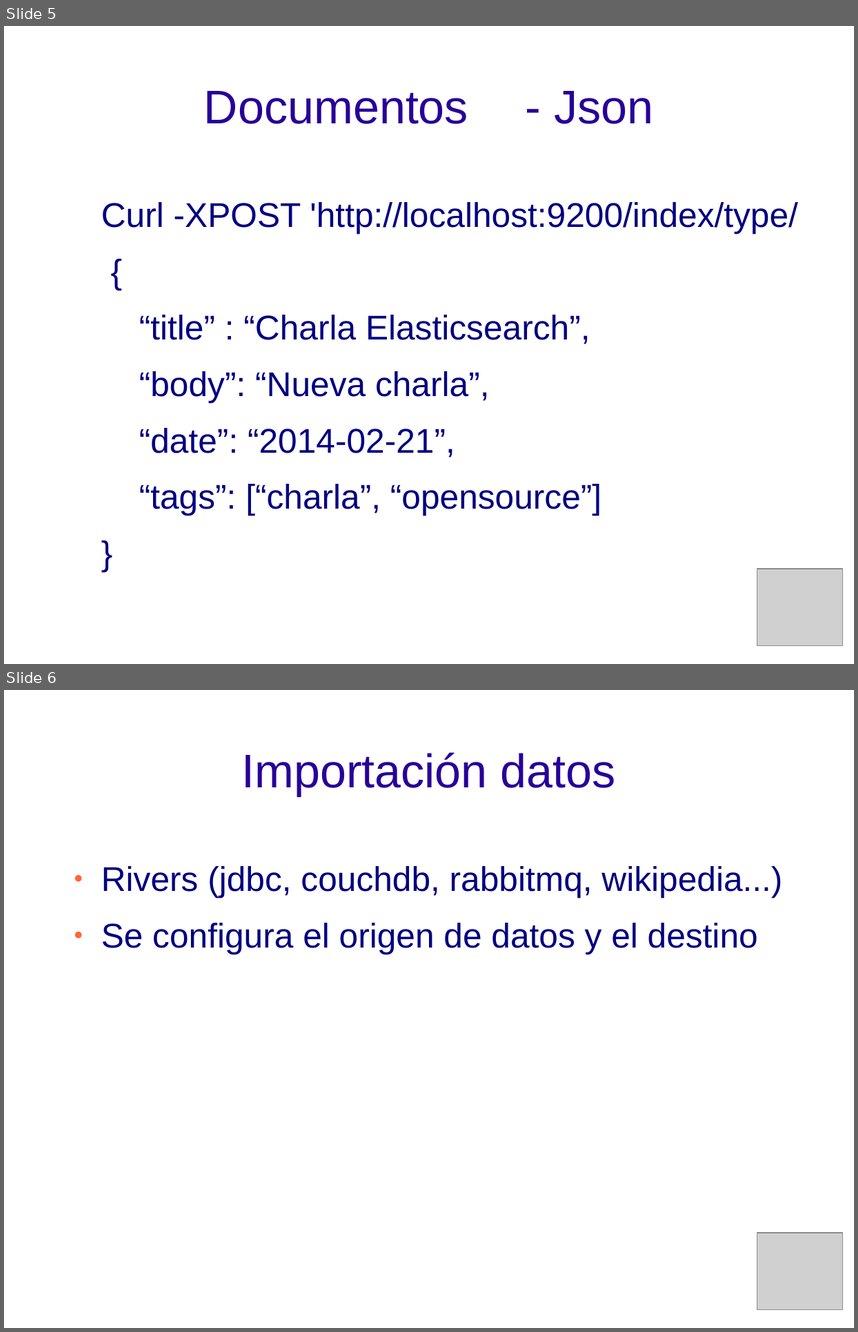
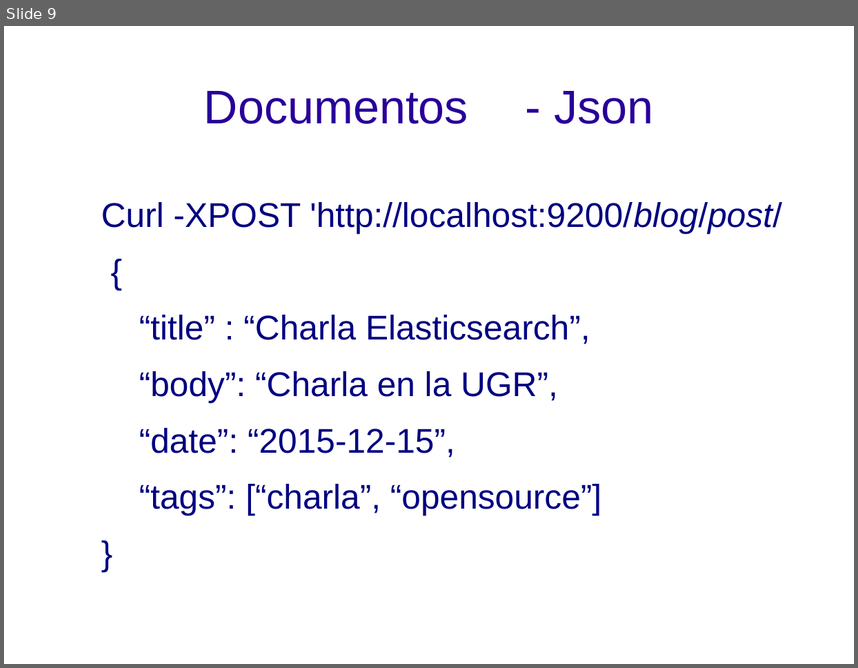
Before and after one commit to davidsf/charla_elasticsearch, a slide deck: elasticsearch.odp. Shown one above the other, each under a label of ours: slides 5 and 6 before the commit, slide 9 after it. The pictures are 858x1332 and 858x668 pixels, drawn with LibreOffice and Linux fonts; fonts in the diff are those of the drawing; grey boxes stand for pictures; background and template pictures are left out. Boxes give left, top, right and bottom in pixels: in the first picture for what was removed or moved away, otherwise in the second. Text is boxed around its words. In the diff, an @@ line names an element or a change of style, - is before the commit and + after.

```diff
--- a/elasticsearch.odp
+++ b/elasticsearch.odp
@@ slide 6 removed at (4, 690, 854, 1328), background picture (left out) @@
@@ title removed at (241, 752, 616, 796) @@
-Importación datos
@@ text removed at (101, 866, 782, 954) @@
-● Rivers (jdbc, couchdb, rabbitmq, wikipedia...)
-● Se configura el origen de datos y el destino
@@ picture removed at (757, 1232, 842, 1310) @@
@@ what was slide 5 is now slide 9 @@
@@ slide 9 changed as well @@
@@ text at (101, 202, 782, 234): text changed @@
-Curl -XPOST 'http://localhost:9200/index/type/
+Curl -XPOST 'http://localhost:9200/blog/post/
@@ text at (139, 371, 558, 457): text changed @@
-“body”: “Nueva charla”,
-“date”: “2014-02-21”,
+“body”: “Charla en la UGR”,
+“date”: “2015-12-15”,
@@ picture removed at (757, 568, 842, 646) @@
```
Also in this commit, not shown: 6 other slides changed, 10 slides added, 2 other slides removed.
